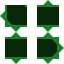
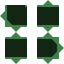
Revision of a layered 64 x 64 image; what changed, layer by layer:
painted on "Rectangle 13" over (5, 39, 27, 57)
painted on "Rectangle 12" over (7, 5, 25, 12)
painted on "Rectangle 11" over (19, 7, 27, 25)
painted on "Polygon 2 copy 2" over (7, 7, 25, 25)
painted on "Rectangle 10" over (37, 7, 59, 25)
painted on "Rectangle 9" over (37, 39, 44, 57)
painted on "Polygon 1" over (39, 39, 57, 57)
